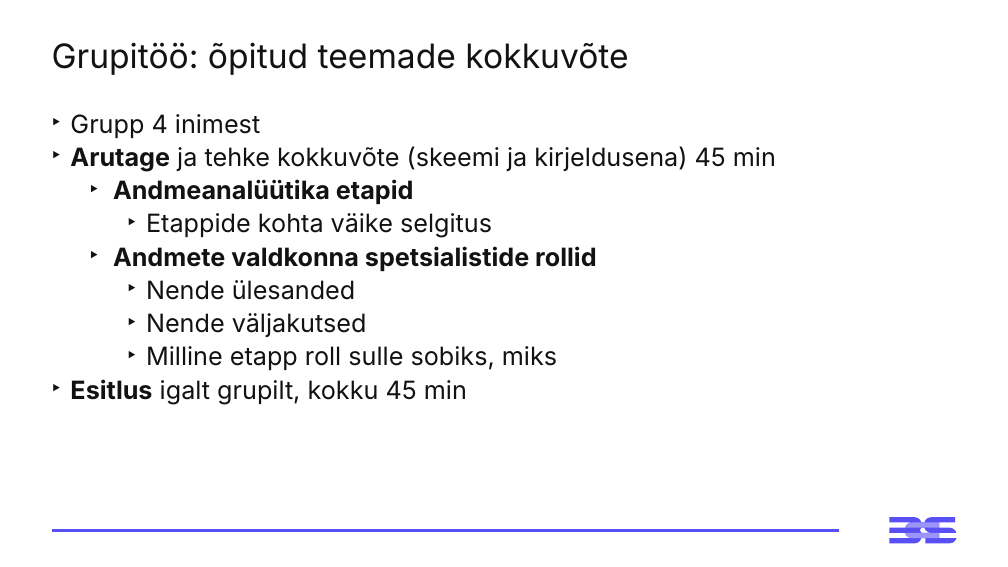
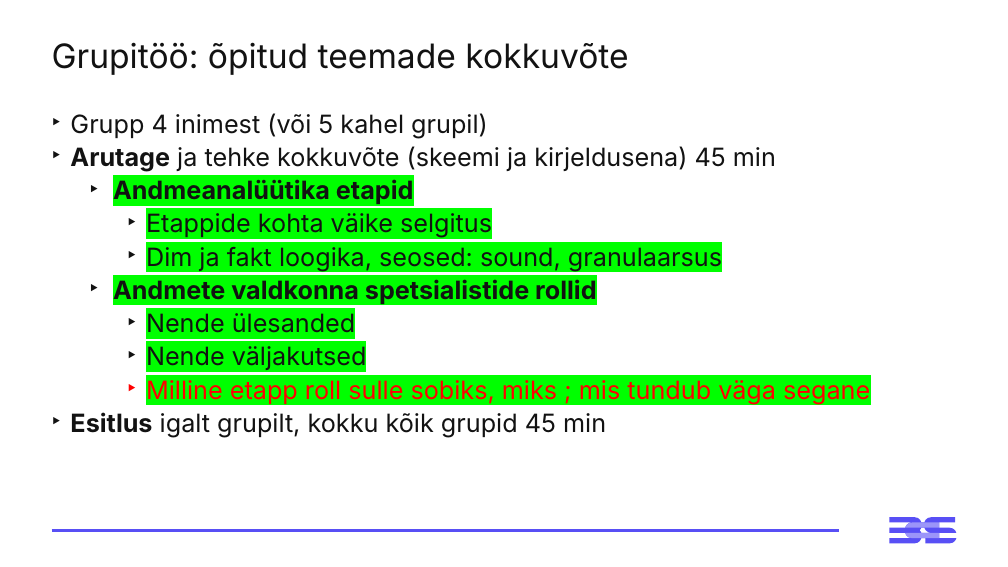
Before and after one commit to emilieabel/andmetarkus, a slide deck: slide 14 of Materjalid/Day5 Employee report DAX/5-paev-andmetarkus-esitlus.pptx. Drawn at 1008x567 pixels with LibreOffice and Linux fonts; fonts in the diff are those of the drawing. Boxes give left, top, right and bottom in pixels: in the first picture for what was removed or moved away, otherwise in the second. Text is boxed around its words. In the diff, an @@ line names an element or a change of style, - is before the commit and + after.

Commit message:
5p

```diff
--- a/Materjalid/Day5 Employee report DAX/5-paev-andmetarkus-esitlus.pptx
+++ b/Materjalid/Day5 Employee report DAX/5-paev-andmetarkus-esitlus.pptx
@@ text at [70,113,488,138]: text changed @@
-‣ Grupp 4 inimest
+‣ Grupp 4 inimest (või 5 kahel grupil)
@@ text at [113,179,596,370]: highlight none to #00FF00 in "Andmeanalüütika etapid", "Etappide kohta väike selgitus", "Andmete valdkonna spetsialistide rollid", "Nende ülesanded" and 1 more places @@
@@ text at [146,247,722,271]: paragraph added @@
+    ‣ Dim ja fakt loogika, seosed: sound, granulaarsus
@@ text at [70,380,870,437]: text changed; text colour #121212 to #FF0000 @@
-    ‣ Milline etapp roll sulle sobiks, miks
-‣ Esitlus igalt grupilt, kokku 45 min
+    ‣ Milline etapp roll sulle sobiks, miks ; mis tundub väga segane
+‣ Esitlus igalt grupilt, kokku kõik grupid 45 min
```
Also in this commit, not shown: 4 other slides changed.
